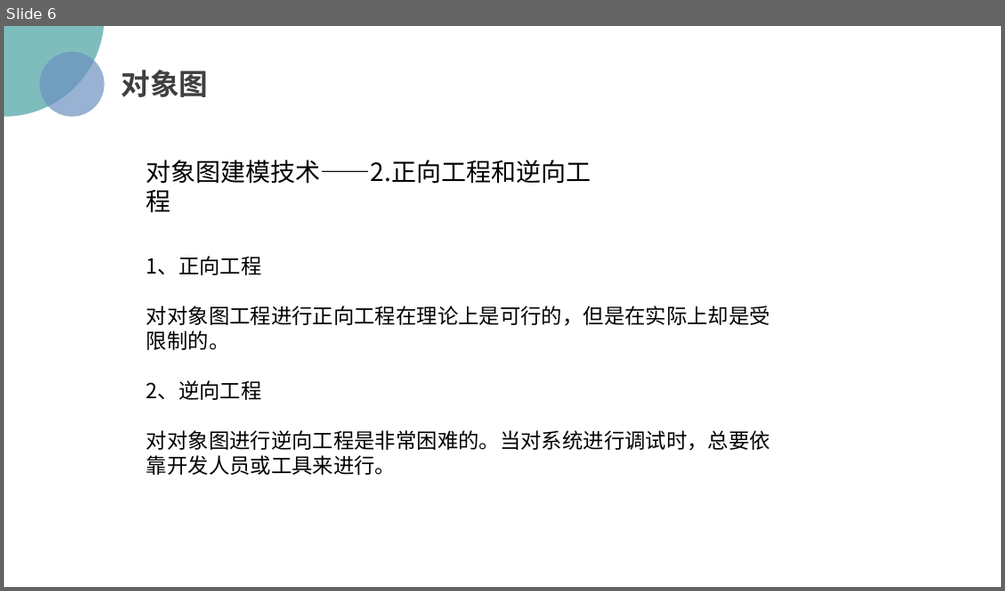
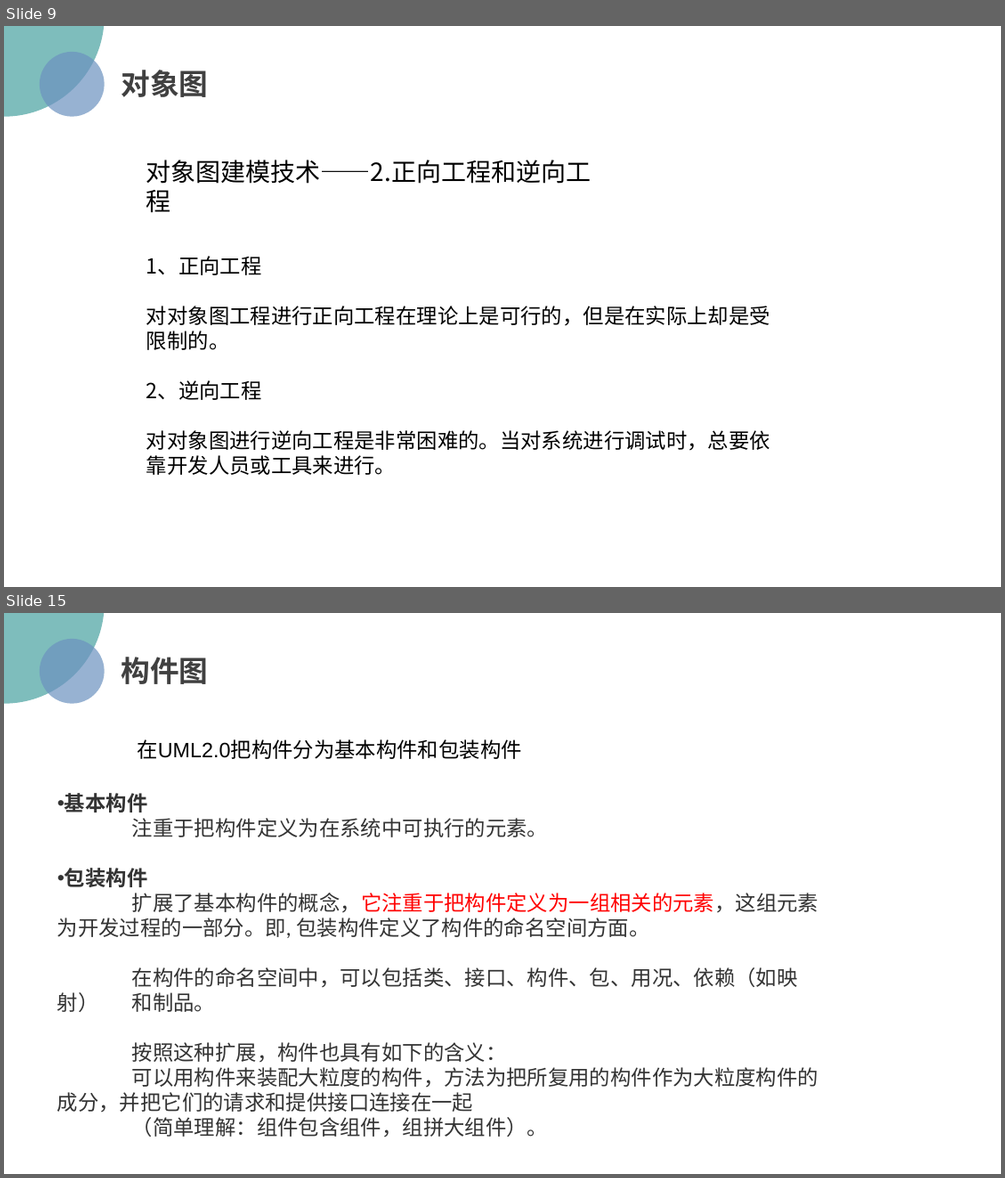
Before and after one commit to PRD2018/PRD2018-G15, a slide deck: 2018-12-9/uml-对象图.pptx. Shown one above the other, each under a label of ours: slide 6 before the commit, slides 9 and 15 after it; the slides between them are not shown. The pictures are 1005x591 and 1005x1178 pixels, drawn with LibreOffice and Linux fonts; fonts in the diff are those of the drawing; background and template pictures are left out. Boxes give left, top, right and bottom in pixels: in the first picture for what was removed or moved away, otherwise in the second. Text is boxed around its words. In the diff, an @@ line names an element or a change of style, - is before the commit and + after.

```diff
--- a/2018-12-9/uml-对象图.pptx
+++ b/2018-12-9/uml-对象图.pptx
@@ slide 15 added at (x1=4, y1=613, x2=1001, y2=1174), background picture (left out) @@
@@ ellipse added at (x1=4, y1=613, x2=105, y2=704), fill #48A2A0 at 70% opacity @@
@@ ellipse added at (x1=39, y1=639, x2=105, y2=704), fill #6C92C0 at 70% opacity @@
@@ text added at (x1=121, y1=657, x2=209, y2=684), 28 pt, text #404040, bold @@
+构件图
@@ text added at (x1=137, y1=739, x2=521, y2=759), 20 pt, text #000000 @@
+在UML2.0把构件分为基本构件和包装构件
@@ text added at (x1=57, y1=793, x2=818, y2=1136), 20 pt, text #333333 @@
+• 基本构件
+  注重于把构件定义为在系统中可执行的元素。
+• 包装构件
+  扩展了基本构件的概念，它注重于把构件定义为一组相关的元素，这组元素 为开发过程的一部分。即, 包装构件定义了构件的命名空间方面。
+在构件的命名空间中，可以包括类、接口、构件、包、用况、依赖（如映 射） 和制品。
+按照这种扩展，构件也具有如下的含义：
+可以用构件来装配大粒度的构件，方法为把所复用的构件作为大粒度构件的 成分，并把它们的请求和提供接口连接在一起
+（简单理解：组件包含组件，组拼大组件）。
@@ what was slide 6 is now slide 9 @@
```
Also in this commit, not shown: 2 slides changed, 28 other slides added, 1 other file.
